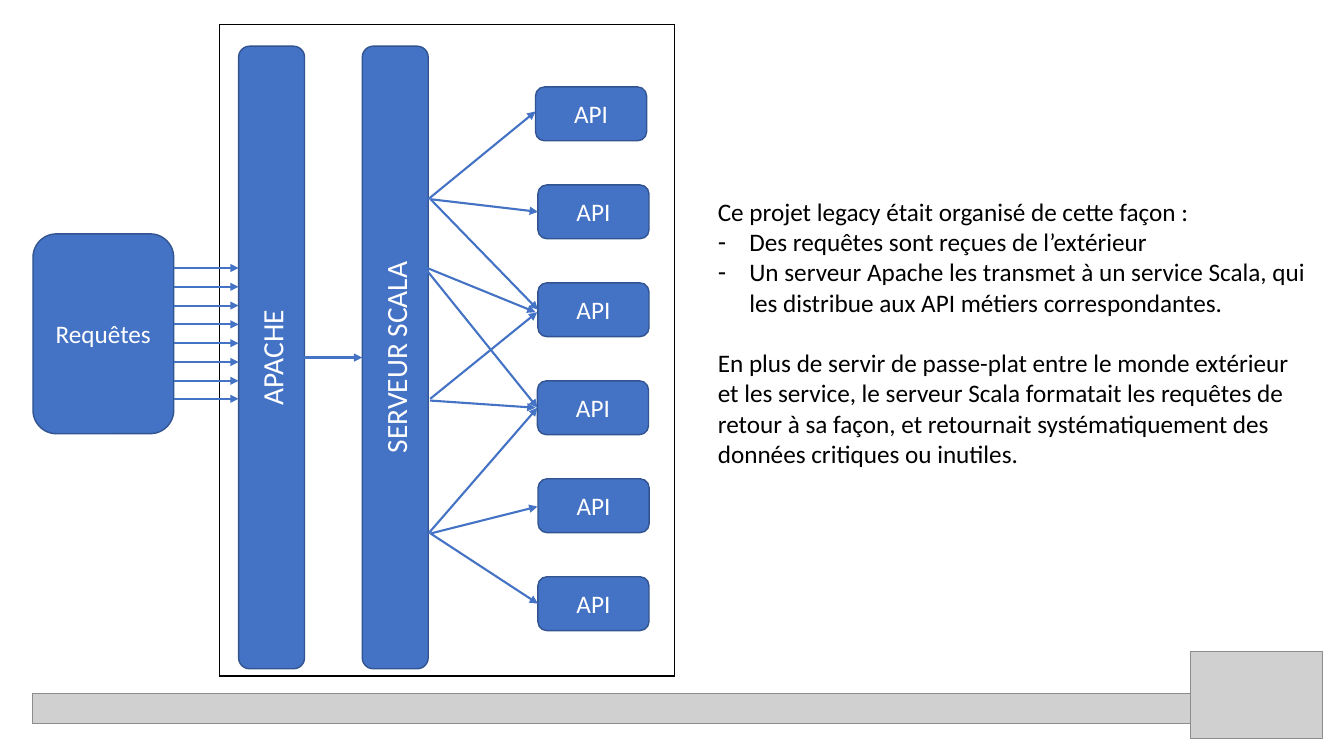
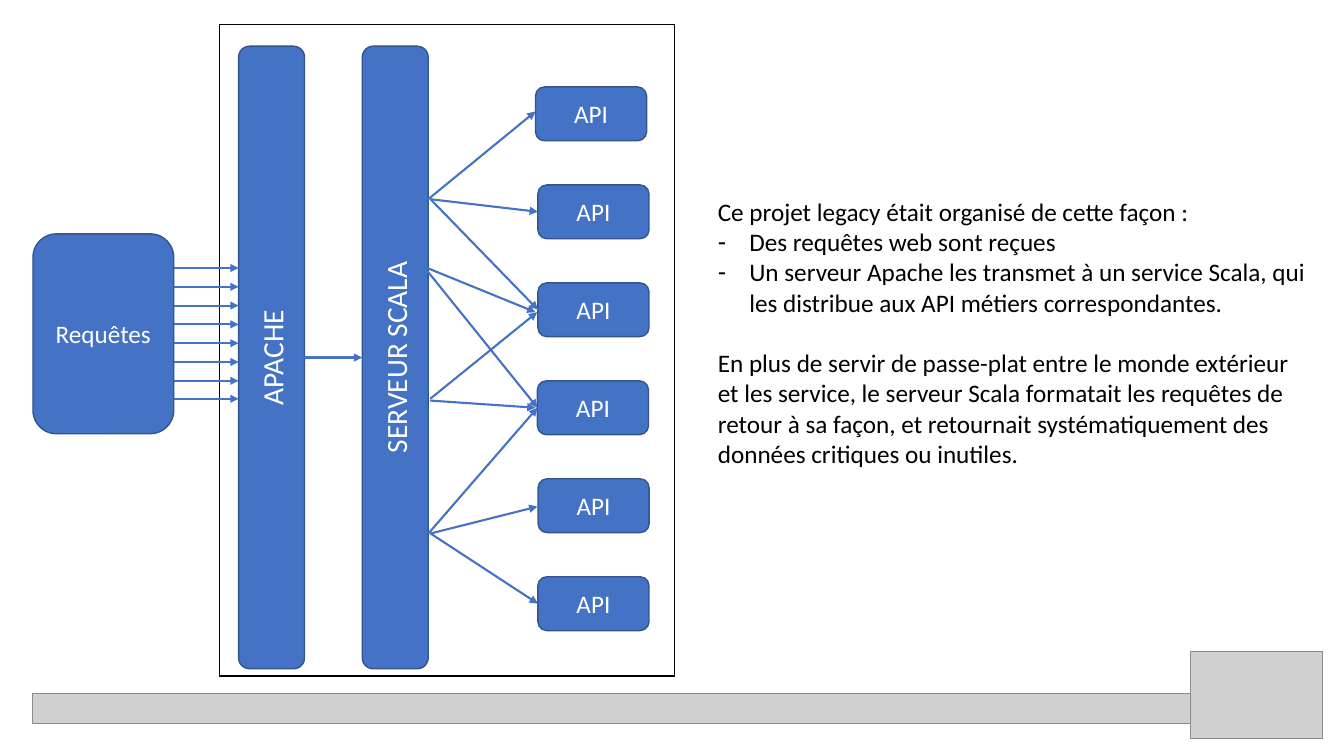
Before and after one commit to acaillol/SpeakUp-ApiShadowing, a slide deck: slide 5 of Speak'up API shadowing.pptx. Drawn at 1344x756 pixels with LibreOffice and Linux fonts; fonts in the diff are those of the drawing; grey boxes stand for pictures. Boxes give left, top, right and bottom in pixels: in the first picture for what was removed or moved away, otherwise in the second. Text is boxed around its words. In the diff, an @@ line names an element or a change of style, - is before the commit and + after.

```diff
--- a/Speak'up API shadowing.pptx
+++ b/Speak'up API shadowing.pptx
@@ text at [749,233,1055,256]: text changed @@
-– Des requêtes sont reçues de l’extérieur
+– Des requêtes web sont reçues
```
Also in this commit, not shown: 4 other slides changed.
